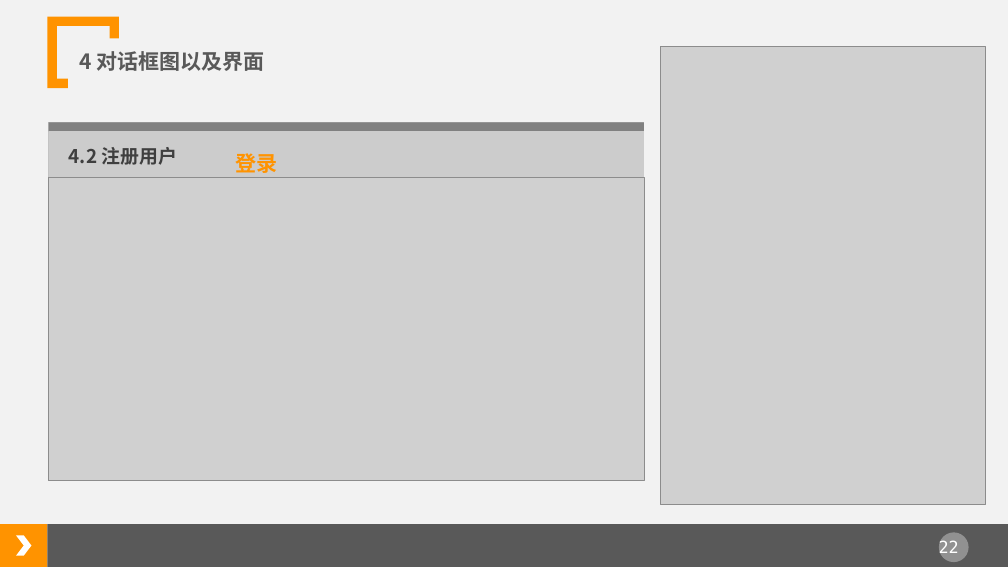
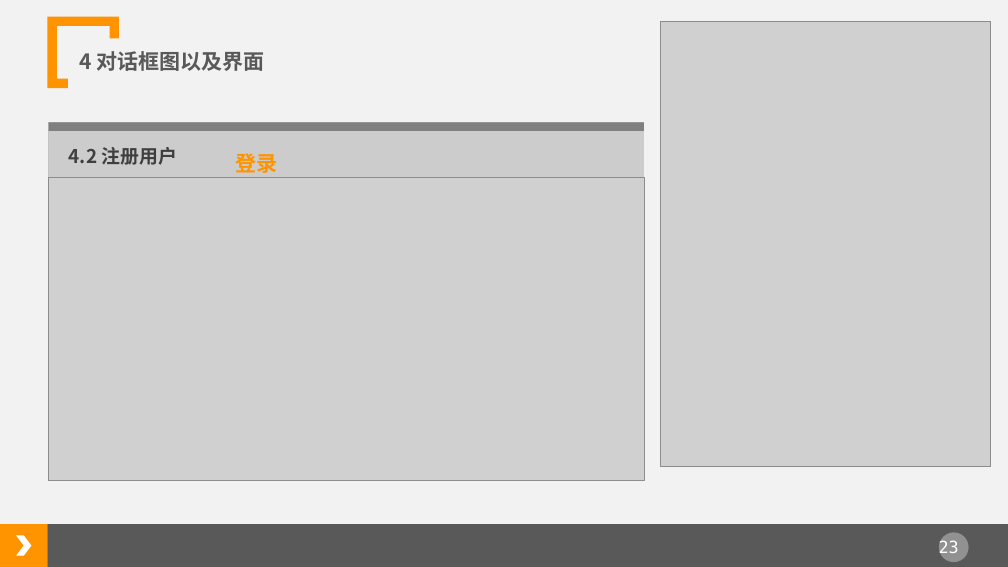
Before and after one commit to tzy502/G16, a slide deck: slide 23 of 需求规格说明书/软件需求规格说明书.ppt (slide 22 before the commit). Drawn at 1008x567 pixels with LibreOffice and Linux fonts; fonts in the diff are those of the drawing; grey boxes stand for pictures. Boxes give left, top, right and bottom in pixels: in the first picture for what was removed or moved away, otherwise in the second. Text is boxed around its words. In the diff, an @@ line names an element or a change of style, - is before the commit and + after.

```diff
--- a/需求规格说明书/软件需求规格说明书.ppt
+++ b/需求规格说明书/软件需求规格说明书.ppt
@@ picture: place and size @@
-picture at [660, 47, 985, 505]
+picture at [660, 21, 991, 466]
@@ page number at [939, 540, 959, 558]: text changed @@
-22
+23
```
Also in this commit, not shown: 14 other slides changed, 2 slides added, 1 slide removed, 11 other files.
